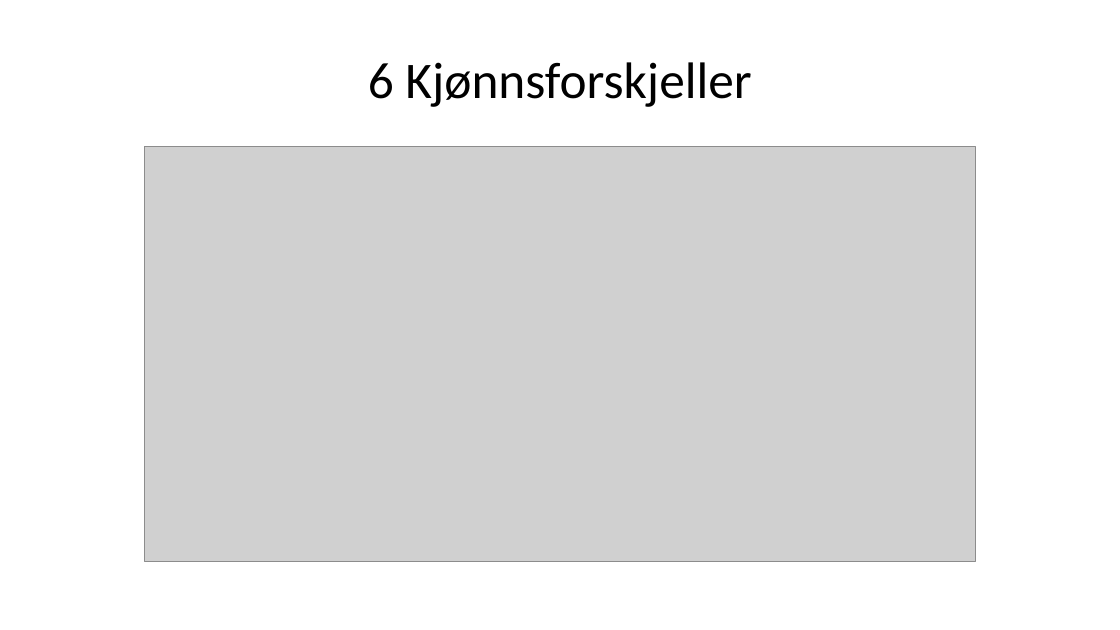
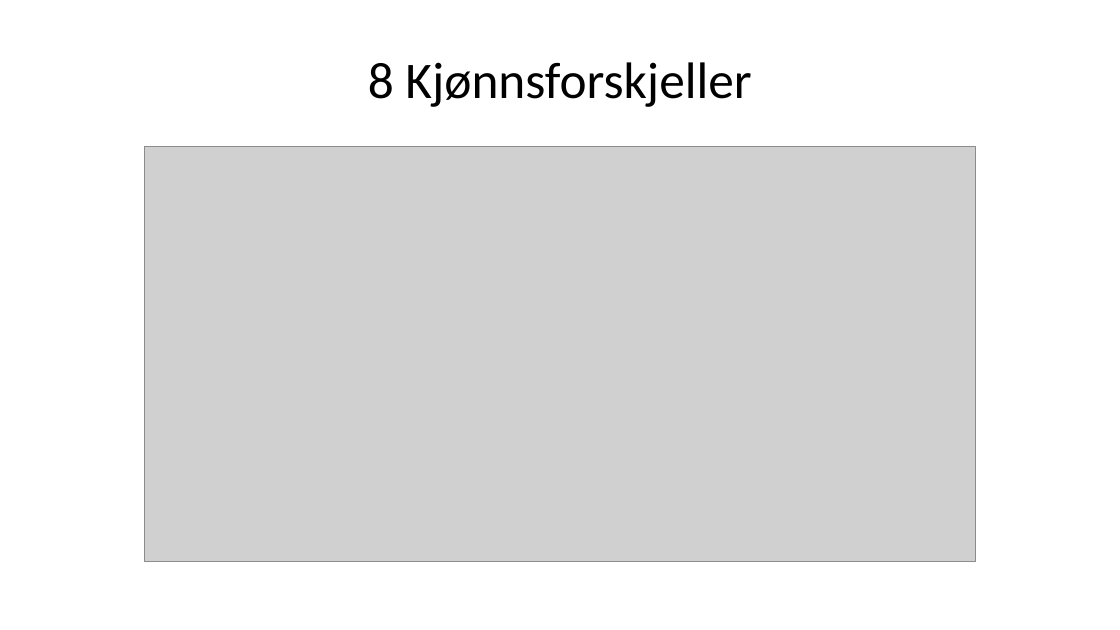
Before and after one commit to H-Vika/MSB105-Assign-2, a slide deck: slide 10 of MSB105 assign 2 presentasjon.pptx (slide 9 before the commit). Drawn at 1120x630 pixels with LibreOffice and Linux fonts; fonts in the diff are those of the drawing; grey boxes stand for pictures. Boxes give left, top, right and bottom in pixels: in the first picture for what was removed or moved away, otherwise in the second. Text is boxed around its words. In the diff, an @@ line names an element or a change of style, - is before the commit and + after.

```diff
--- a/MSB105 assign 2 presentasjon.pptx
+++ b/MSB105 assign 2 presentasjon.pptx
@@ title at [368, 62, 751, 107]: text changed @@
-6 Kjønnsforskjeller
+8 Kjønnsforskjeller
```
Also in this commit, not shown: 10 other slides changed, 2 slides added, 1 slide removed, 1 other file.
